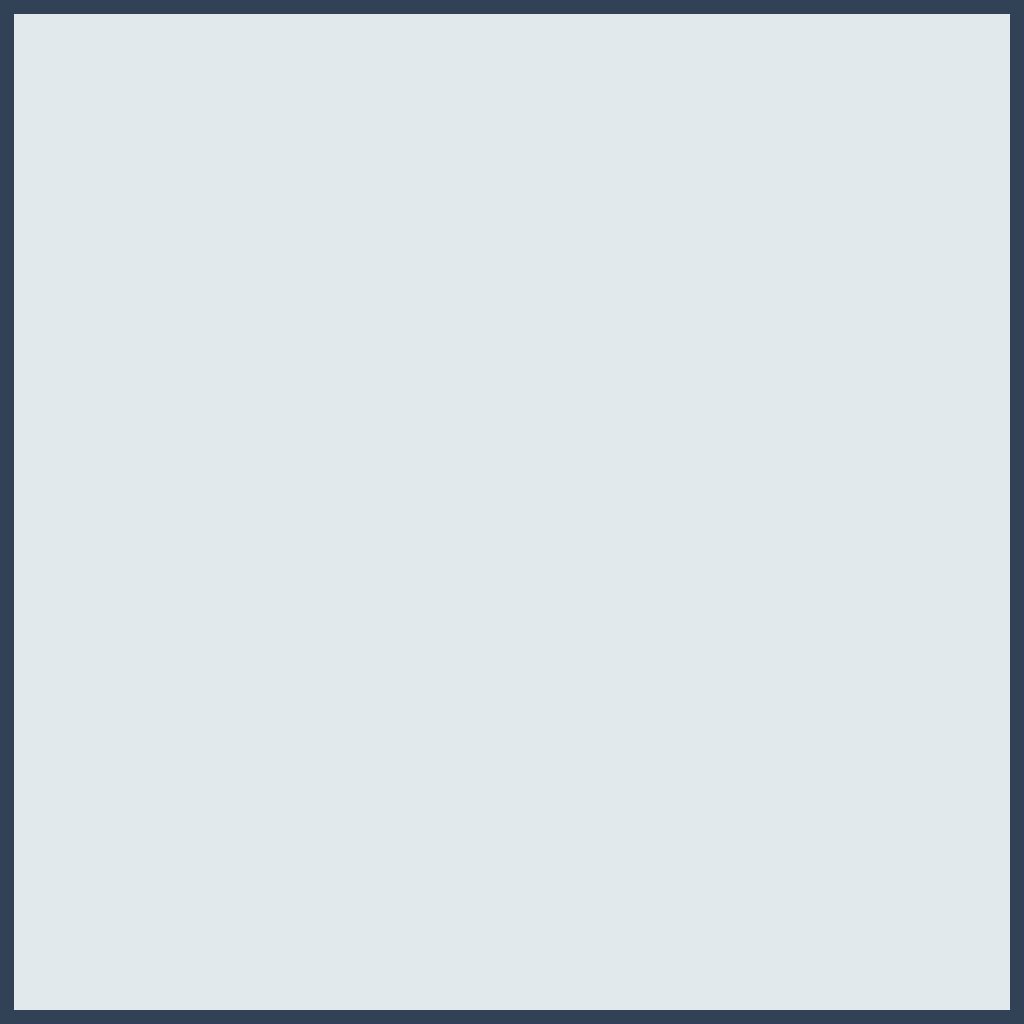
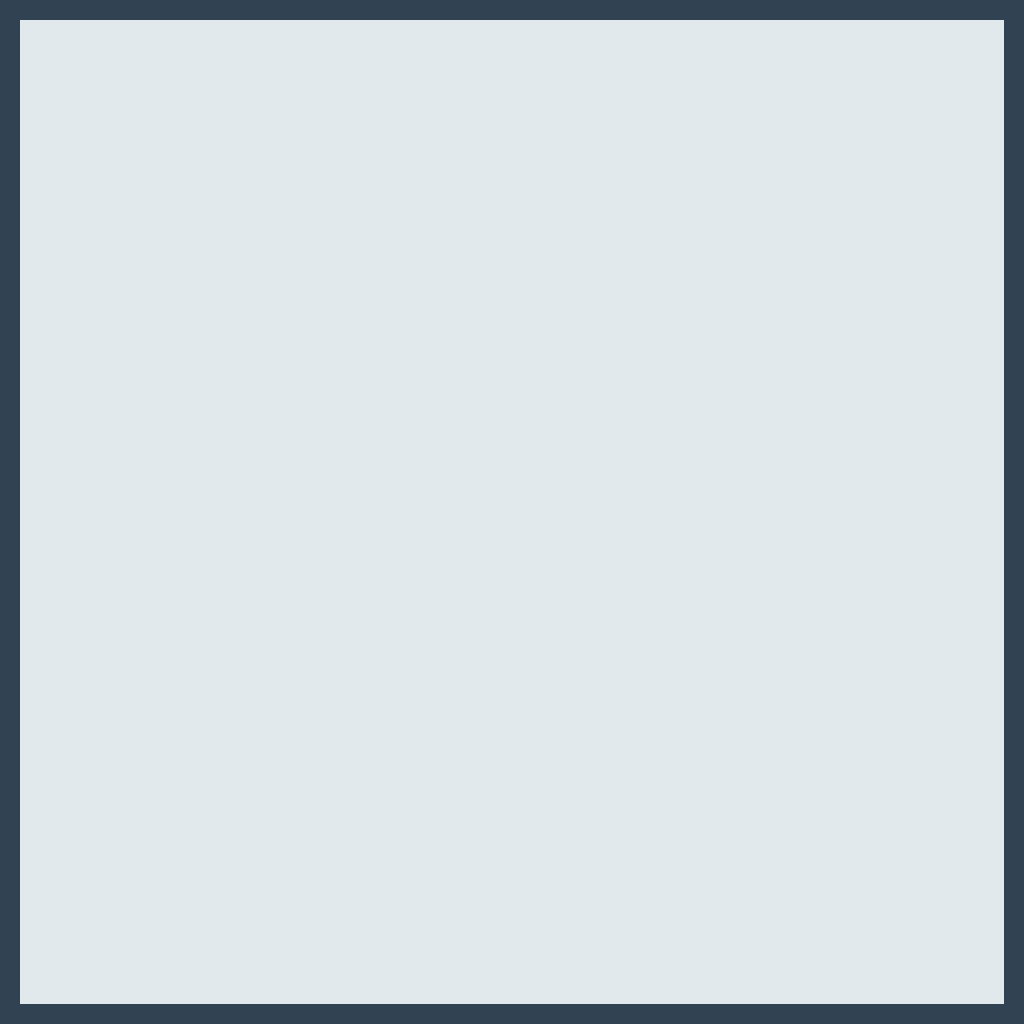
Two versions of the same layered image (1024×1024). Layer-by-layer changes:
painted on "Rectangle 1" over bbox(0, 0, 1024, 1024)
